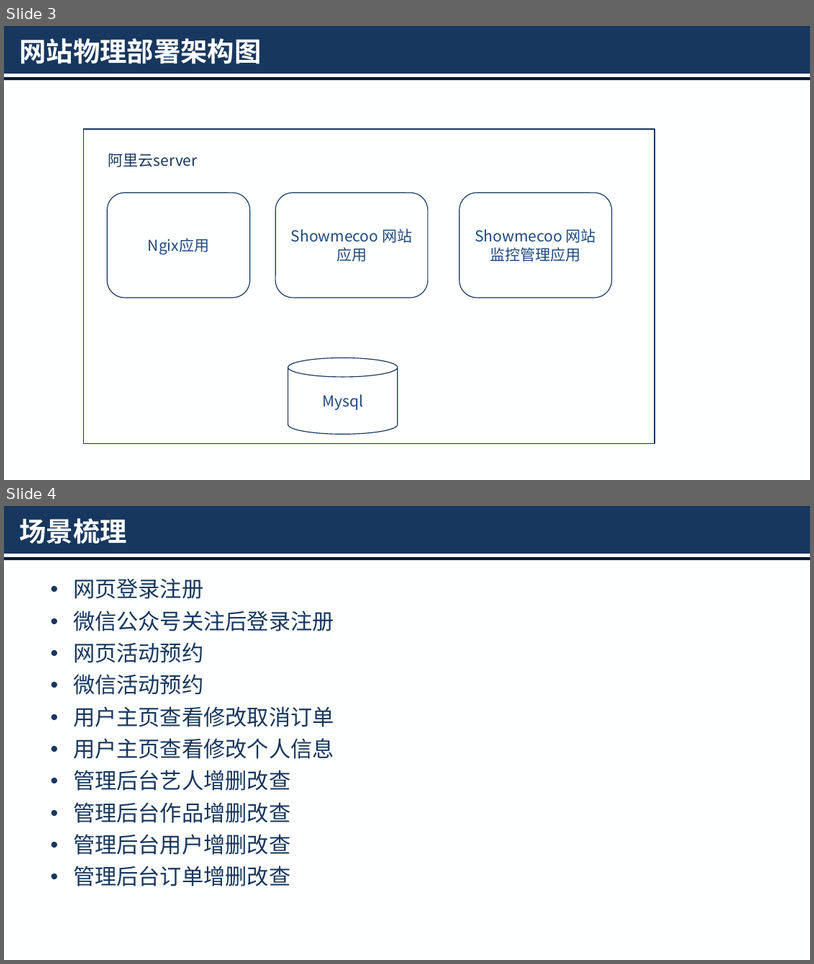
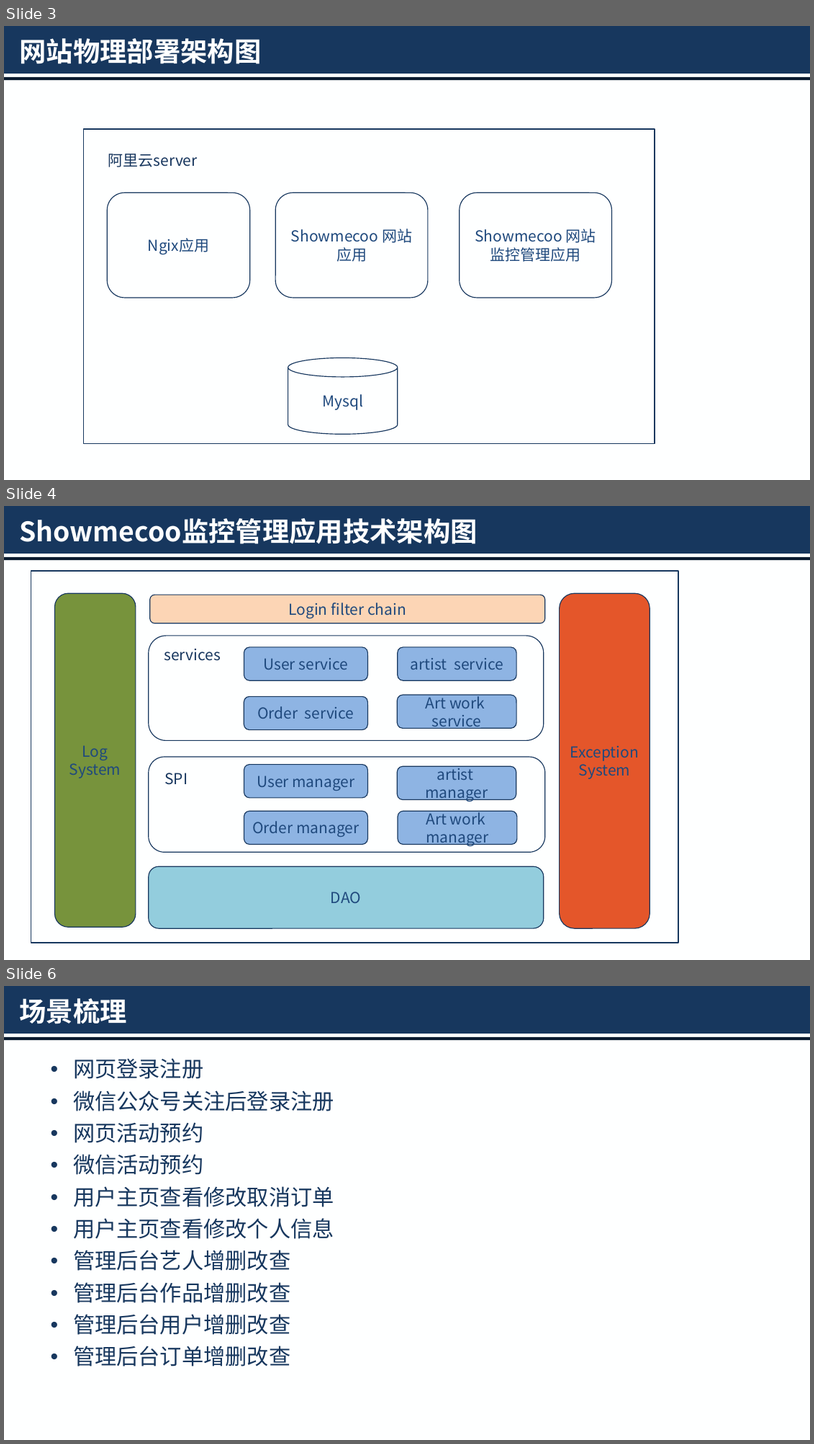
Before and after one commit to HKjournalists/showmecoo, a slide deck: showmecoo-web-docs/src/main/resources/设计文档/概要设计/网站概要设计.pptx. Shown one above the other, each under a label of ours: slides 3 and 4 before the commit, slides 3, 4 and 6 after it; the slides between them are not shown. The pictures are 814x964 and 814x1444 pixels, drawn with LibreOffice and Linux fonts; fonts in the diff are those of the drawing. Boxes give left, top, right and bottom in pixels: in the first picture for what was removed or moved away, otherwise in the second. Text is boxed around its words. In the diff, an @@ line names an element or a change of style, - is before the commit and + after.

Commit message:
1.create package 2.create user manager sql script 3.add user manager outline designe

```diff
--- a/showmecoo-web-docs/src/main/resources/设计文档/概要设计/网站概要设计.pptx
+++ b/showmecoo-web-docs/src/main/resources/设计文档/概要设计/网站概要设计.pptx
@@ slide 4 added at [4, 506, 810, 960], background #FEFFFF; not listed: 2 template elements that a slide beside it also shows @@
@@ title added at [19, 518, 478, 544], 32 pt, text #FEFFFF, bold @@
+Showmecoo监控管理应用技术架构图
@@ rectangle added at [31, 571, 679, 942], fill #FEFFFF, outline #17375E 1 pt @@
@@ rounded rectangle added at [55, 593, 136, 926], fill #77933C, outline #17375E 1 pt, 18 pt, text #1F497D @@
+Log System
@@ rounded rectangle added at [149, 595, 545, 623], fill #FCD5B5, outline #17375E 1 pt, 18 pt, text #1F497D @@
+Login filter chain
@@ rounded rectangle added at [560, 593, 651, 928], fill #E4562A, outline #17375E 1 pt, 18 pt, text #1F497D @@
+Exception System
@@ rounded rectangle added at [149, 636, 544, 740], fill #FEFFFF, outline #17375E 1 pt @@
@@ text added at [164, 649, 221, 661], 18 pt, text #17365E @@
+services
@@ rounded rectangle added at [244, 647, 368, 680], fill #8EB4E3, outline #17375E 1 pt, 18 pt, text #1F497D @@
+User service
@@ rounded rectangle added at [398, 647, 517, 680], fill #8EB4E3, outline #17375E 1 pt, 18 pt, text #1F497D @@
+artist service
@@ rounded rectangle added at [244, 697, 368, 730], fill #8EB4E3, outline #17375E 1 pt, 18 pt, text #1F497D @@
+Order service
@@ rounded rectangle added at [397, 695, 517, 728], fill #8EB4E3, outline #17375E 1 pt, 18 pt, text #1F497D @@
+Art work service
@@ rounded rectangle added at [149, 757, 545, 852], fill #FEFFFF, outline #17375E 1 pt @@
@@ rounded rectangle added at [244, 764, 368, 798], fill #8EB4E3, outline #17375E 1 pt, 18 pt, text #1F497D @@
+User manager
@@ text added at [165, 772, 188, 785], 18 pt, text #17365E @@
+SPI
@@ rounded rectangle added at [397, 766, 517, 800], fill #8EB4E3, outline #17375E 1 pt, 18 pt, text #1F497D @@
+artist manager
@@ rounded rectangle added at [244, 811, 368, 844], fill #8EB4E3, outline #17375E 1 pt, 18 pt, text #1F497D @@
+Order manager
@@ rounded rectangle added at [398, 811, 517, 844], fill #8EB4E3, outline #17375E 1 pt, 18 pt, text #1F497D @@
+Art work manager
@@ rounded rectangle added at [149, 866, 544, 928], fill #93CDDD, outline #17375E 1 pt, 18 pt, text #1F497D @@
+DAO
@@ what was slide 4 is now slide 6 @@
```
Also in this commit, not shown: 1 other slide added, 6 other files.
